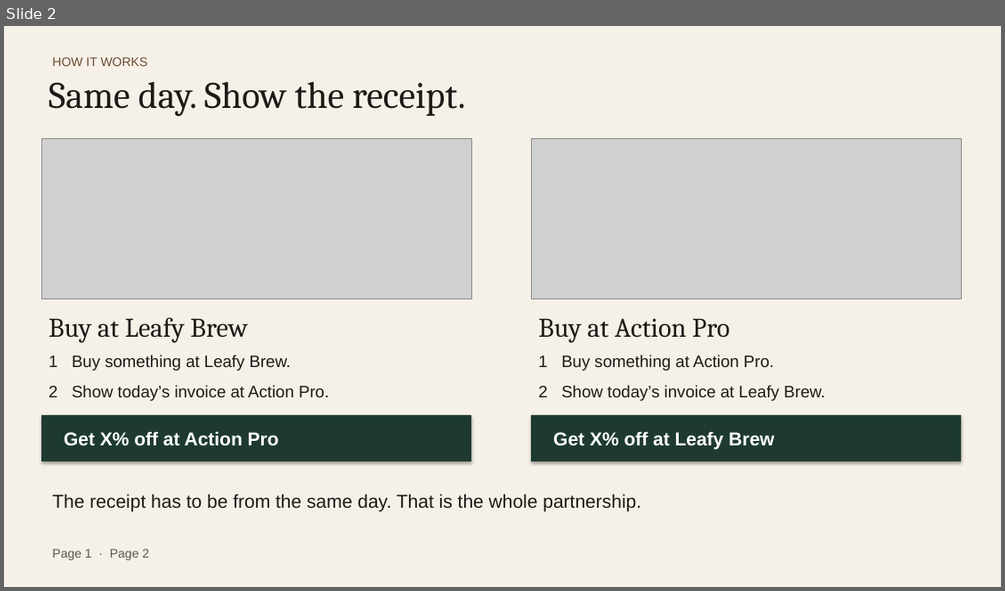
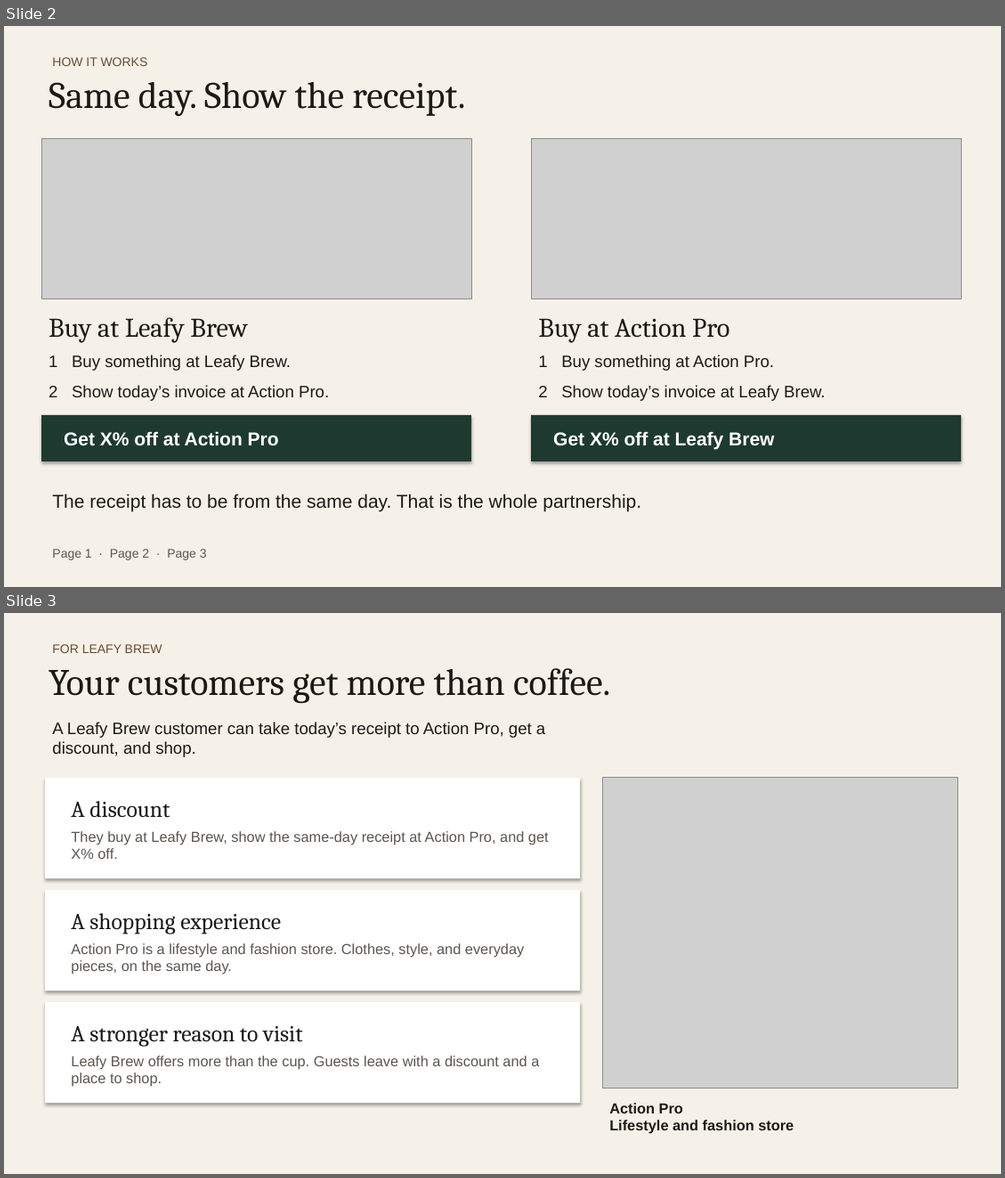
Before and after one commit to Shattrex/alanto-ai, a slide deck: partnership-proposal/Action-Pro-x-Leafy-Brew-Partnership.pptx. Shown one above the other, each under a label of ours: slide 2 before the commit, slides 2 and 3 after it. The pictures are 1005x591 and 1005x1178 pixels, drawn with LibreOffice and Linux fonts; fonts in the diff are those of the drawing; grey boxes stand for pictures. Boxes give left, top, right and bottom in pixels: in the first picture for what was removed or moved away, otherwise in the second. Text is boxed around its words. In the diff, an @@ line names an element or a change of style, - is before the commit and + after.

```diff
--- a/partnership-proposal/Action-Pro-x-Leafy-Brew-Partnership.pptx
+++ b/partnership-proposal/Action-Pro-x-Leafy-Brew-Partnership.pptx
@@ slide 3 added at bbox=[4, 613, 1001, 1174], background #F6F1E8 @@
@@ text added at bbox=[52, 644, 162, 653], 12 pt, text #6B4A32 @@
+FOR LEAFY BREW
@@ text added at bbox=[48, 668, 610, 704], 36 pt, text #1C1917 @@
+Your customers get more than coffee.
@@ text added at bbox=[52, 722, 545, 757], 16 pt, text #1C1917 @@
+A Leafy Brew customer can take today’s receipt to Action Pro, get a discount, and shop.
@@ rectangle added at bbox=[45, 778, 580, 878], fill #FFFFFF @@
@@ picture added at bbox=[602, 778, 957, 1088] @@
@@ text added at bbox=[71, 801, 170, 818], 22 pt, text #1C1917 @@
+A discount
@@ text added at bbox=[71, 831, 549, 859], 14 pt, text #5C554E @@
+They buy at Leafy Brew, show the same-day receipt at Action Pro, and get X% off.
@@ rectangle added at bbox=[45, 890, 580, 990], fill #FFFFFF @@
@@ text added at bbox=[71, 913, 281, 934], 22 pt, text #1C1917 @@
+A shopping experience
@@ text added at bbox=[71, 943, 524, 974], 14 pt, text #5C554E @@
+Action Pro is a lifestyle and fashion store. Clothes, style, and everyday pieces, on the same day.
@@ rectangle added at bbox=[45, 1002, 580, 1103], fill #FFFFFF @@
@@ text added at bbox=[71, 1026, 303, 1046], 22 pt, text #1C1917 @@
+A stronger reason to visit
@@ text added at bbox=[71, 1055, 539, 1086], 14 pt, text #5C554E @@
+Leafy Brew offers more than the cup. Guests leave with a discount and a place to shop.
@@ text added at bbox=[609, 1103, 793, 1134], 14 pt, text #1C1917, bold @@
+Action Pro
+Lifestyle and fashion store
@@ slide 2 changed as well @@
@@ text at bbox=[52, 548, 207, 560]: text changed @@
-Page 1 · Page 2
+Page 1 · Page 2 · Page 3
```
Also in this commit, not shown: 1 other slide changed, 2 other files.
